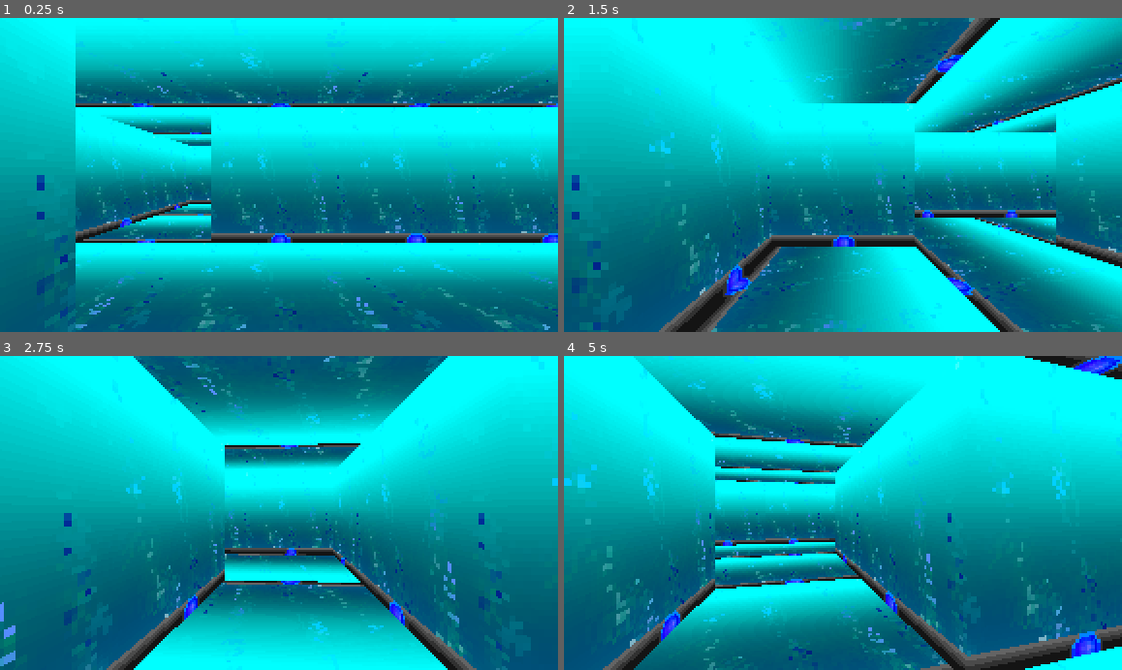
Above: before the commit, frames 1-4 (two rows, left to right).
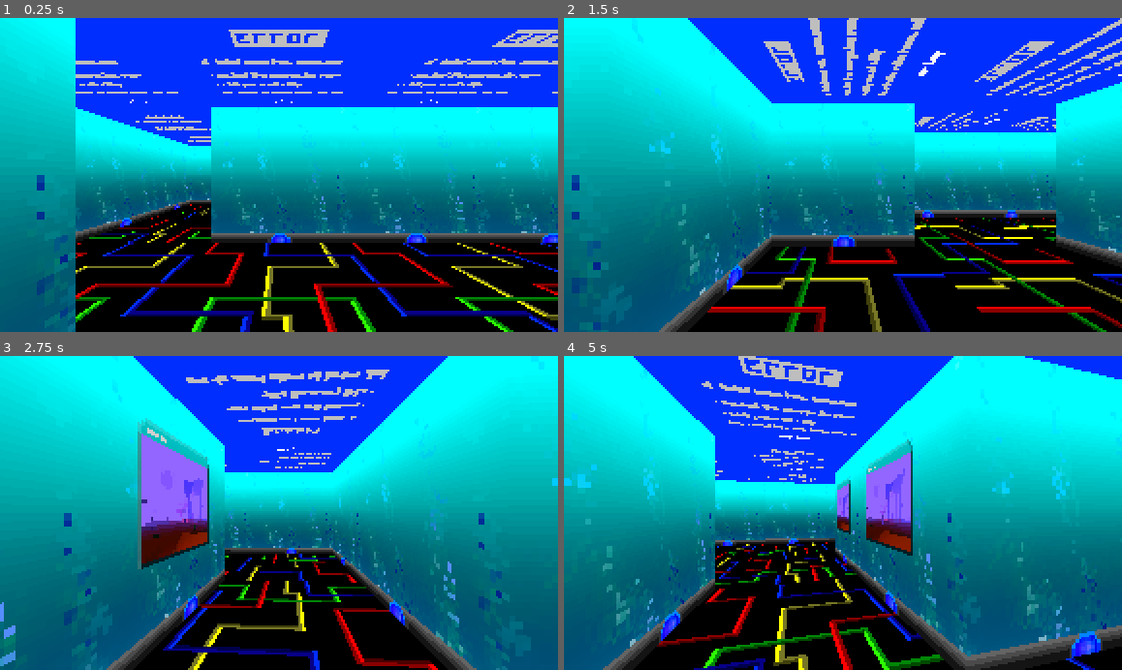
Above: after the commit, the same moments.

Repository: samiser/y2k-crawler
Game: Godot game, scene res://main.tscn
Two runs of this game, one before a commit and one after it. Both use one fixed random seed, a clock stepped at 60 frames per second and the inputs below.
Inputs:
- Up to frame 1 (0.25 s): no input
- Up to frame 2 (1.5 s): tap Enter at 0.5 s; hold D (right) 0.53-1.28 s; hold S (back) from 1.28 s (still down)
- Up to frame 3 (2.75 s): tap Space at 2 s; release S (back) at 2.03 s; hold D (right) from 2.03 s (still down)
- Up to frame 4 (5 s): release D (right) at 2.78 s; hold W (forward) 2.78-3.53 s; hold A (left) from 3.53 s (still down)

The runs differ from the first frame. In frame 1, 52% of the frame differs, in the area x 13-100%, y 0-100%; in frame 2, 42%; in frame 3, 32%; in frame 4, 33%.

Commit message:
messing around w walls

Diff:
--- a/tile.tscn
+++ b/tile.tscn
@@ -8,12 +8,15 @@
 
 [node name="Floor" parent="." unique_id=780277265 instance=ExtResource("2_vx4y2")]
 transform = Transform3D(-1.5, 6.556708e-08, -6.556708e-08, -6.556708e-08, -6.556708e-08, 1.5, 6.556708e-08, 1.5, 6.556708e-08, 0, 0, 0)
+frame = 3
 
 [node name="Ceiling" parent="." unique_id=1689369475 instance=ExtResource("2_vx4y2")]
 transform = Transform3D(-1.5, 6.556708e-08, -6.556709e-08, 6.5567086e-08, -6.556707e-08, -1.5, -6.5567086e-08, -1.5, 6.556708e-08, 0, 2, 0)
+frame = 7
 
 [node name="East" parent="." unique_id=388705204 instance=ExtResource("2_vx4y2")]
 transform = Transform3D(-6.556708e-08, 0, 1.5, 0, 1.5, 0, -1.5, 0, -6.556708e-08, -1, 1, 0)
+frame = 5
 
 [node name="West" parent="." unique_id=122399070 instance=ExtResource("2_vx4y2")]
 transform = Transform3D(1.9670124e-07, 0, -1.5, 0, 1.5, 0, 1.5, 0, 1.9670124e-07, 1, 1, 0)
